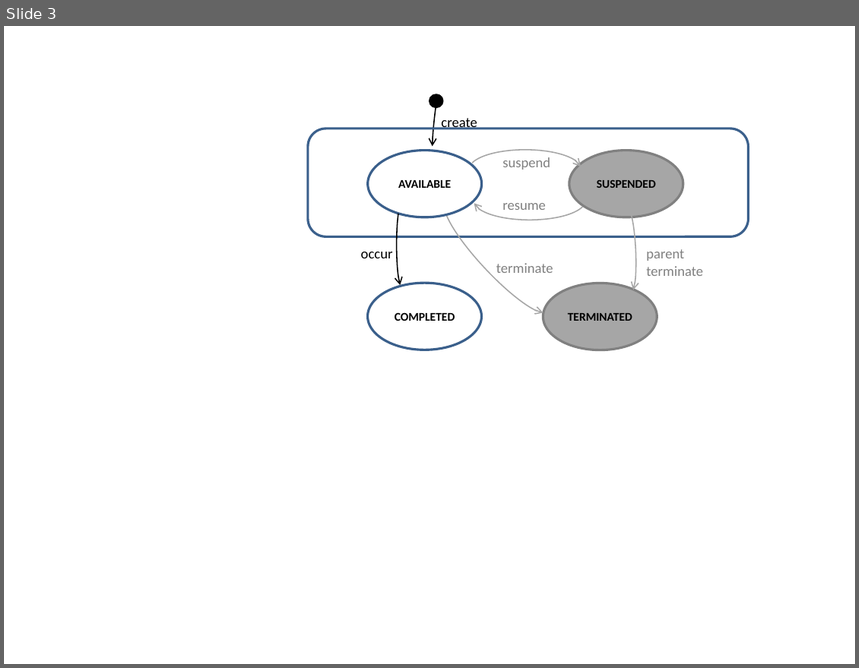
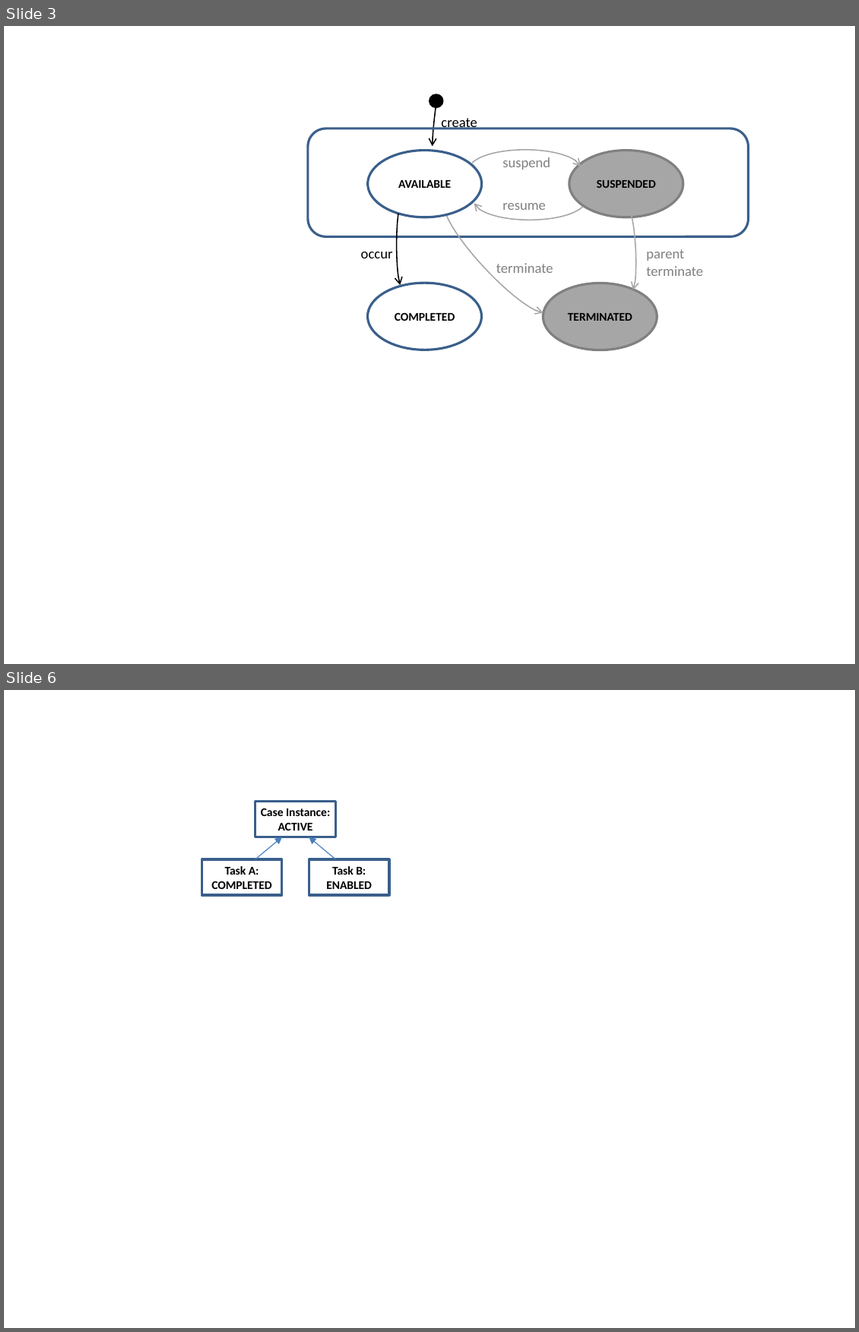
Before and after one commit to camunda/camunda-docs-manual, a slide deck: develop/drawings/CaseLifeCycles.pptx. Shown one above the other, each under a label of ours: slide 3 before the commit, slides 3 and 6 after it; the slides between them are not shown. The pictures are 859x668 and 859x1332 pixels, drawn with LibreOffice and Linux fonts; fonts in the diff are those of the drawing. Boxes give left, top, right and bottom in pixels: in the first picture for what was removed or moved away, otherwise in the second. Text is boxed around its words. In the diff, an @@ line names an element or a change of style, - is before the commit and + after.

Commit message:
chore(cmmn): extend case lifecycle example by images
related to CAM-2467

```diff
--- a/develop/drawings/CaseLifeCycles.pptx
+++ b/develop/drawings/CaseLifeCycles.pptx
@@ slide 6 added at (4,690,855,1328), background #FFFFFF @@
@@ rectangle added at (255,802,335,837), fill #FFFFFF, outline #3A5F8C 2 pt, 10 pt, text #000000, bold @@
+Case Instance:
+ACTIVE
@@ arrow added from (255, 859) to (282, 837), #4B7EBC 0.75 pt @@
@@ arrow added from (336, 859) to (309, 837), #4B7EBC 0.75 pt @@
@@ rectangle added at (202,859,281,895), fill #FFFFFF, outline #3A5F8C 2 pt, 10 pt, text #000000, bold @@
+Task A:
+COMPLETED
@@ rectangle added at (309,859,389,895), fill #FFFFFF, outline #3A5F8C 2 pt, 10 pt, text #000000, bold @@
+Task B:
+ENABLED
```
Also in this commit, not shown: 3 other slides added, 6 other files.
